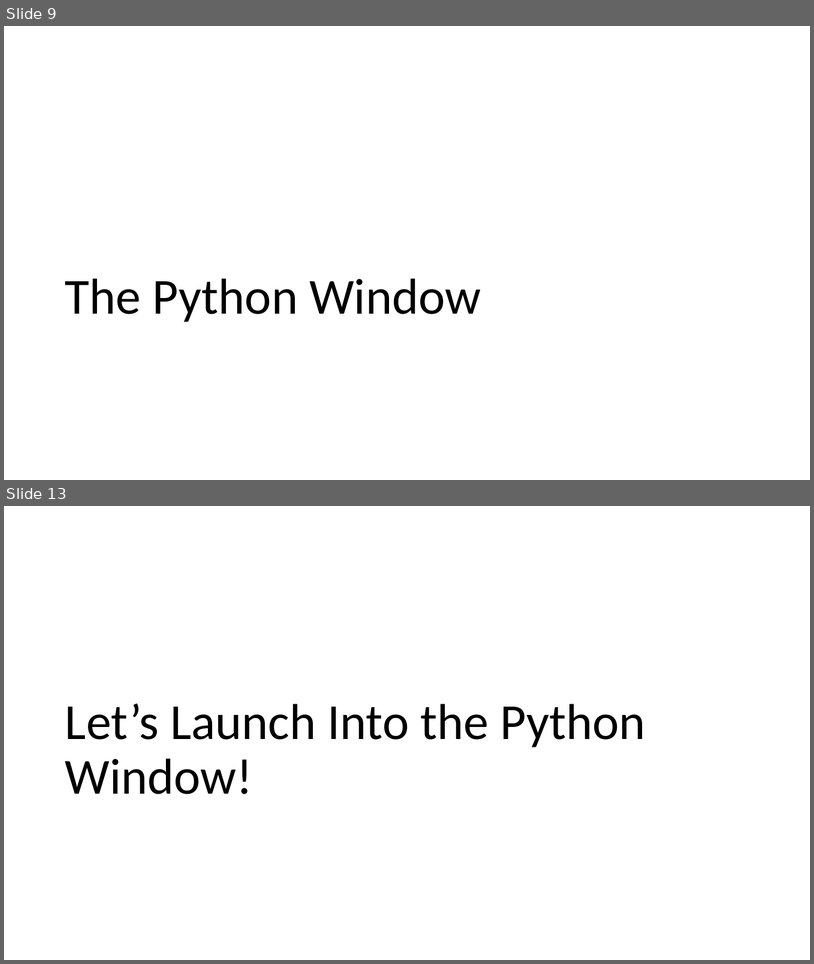
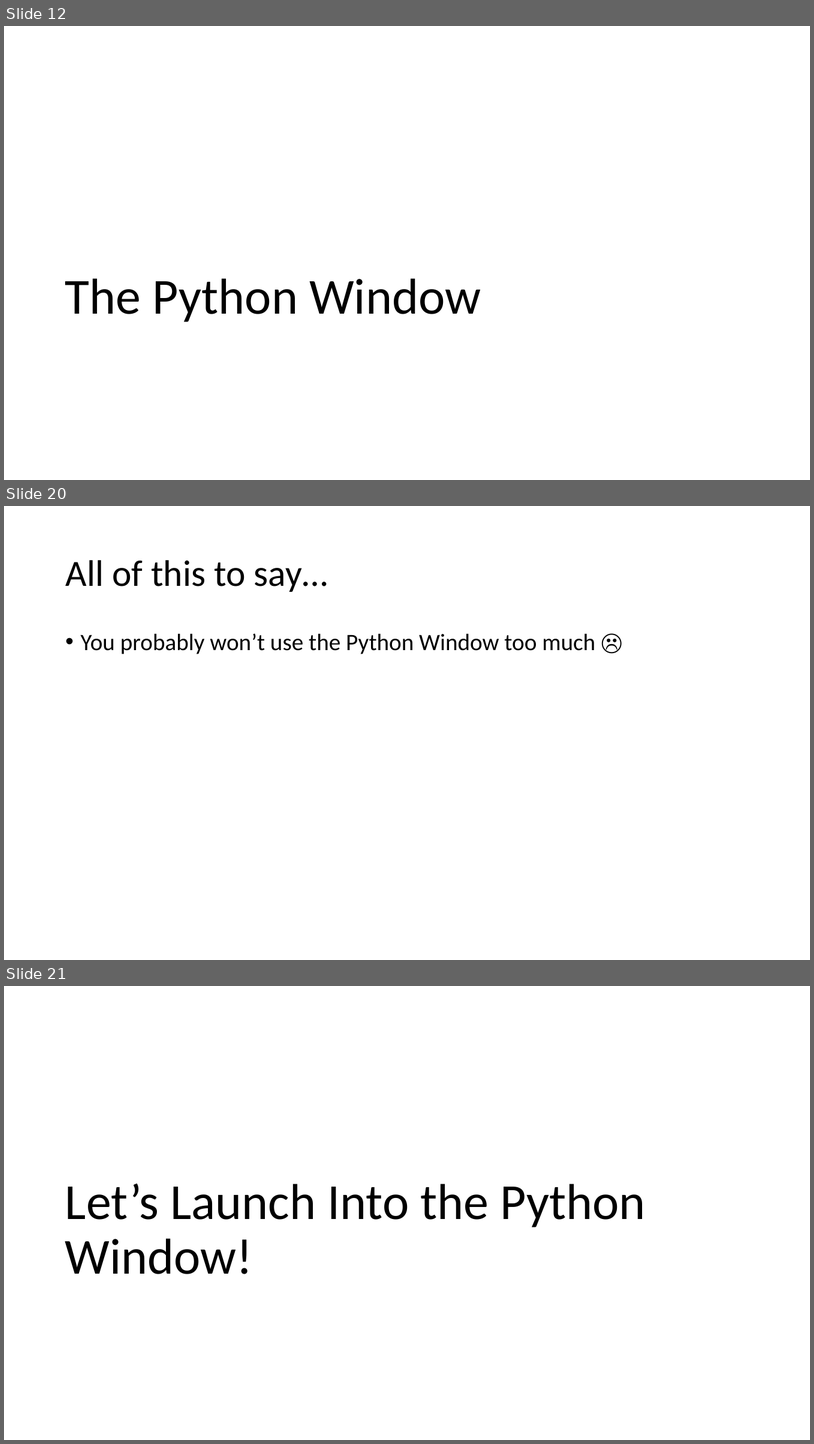
Before and after one commit to gbrunner/programming-for-gis-and-rs, a slide deck: Week_2/Lecture_1_Geoprocessing_and_Python_Window.pptx. Shown one above the other, each under a label of ours: slides 9 and 13 before the commit, slides 12, 20 and 21 after it; the slides between them are not shown. The pictures are 814x964 and 814x1444 pixels, drawn with LibreOffice and Linux fonts; fonts in the diff are those of the drawing. Boxes give left, top, right and bottom in pixels: in the first picture for what was removed or moved away, otherwise in the second. Text is boxed around its words. In the diff, an @@ line names an element or a change of style, - is before the commit and + after.

```diff
--- a/Week_2/Lecture_1_Geoprocessing_and_Python_Window.pptx
+++ b/Week_2/Lecture_1_Geoprocessing_and_Python_Window.pptx
@@ slide 20 added at (4, 506, 810, 960), background #FFFFFF @@
@@ title added at (65, 560, 328, 592), 44 pt, text #000000 @@
+All of this to say…
@@ text added at (81, 633, 596, 654), 28 pt, text #000000 @@
+• You probably won’t use the Python Window too much ☹
@@ what was slide 9 is now slide 12 @@
@@ what was slide 13 is now slide 21 @@
```
Also in this commit, not shown: 7 slides changed, 9 other slides added, 3 slides removed, 1 other file.
